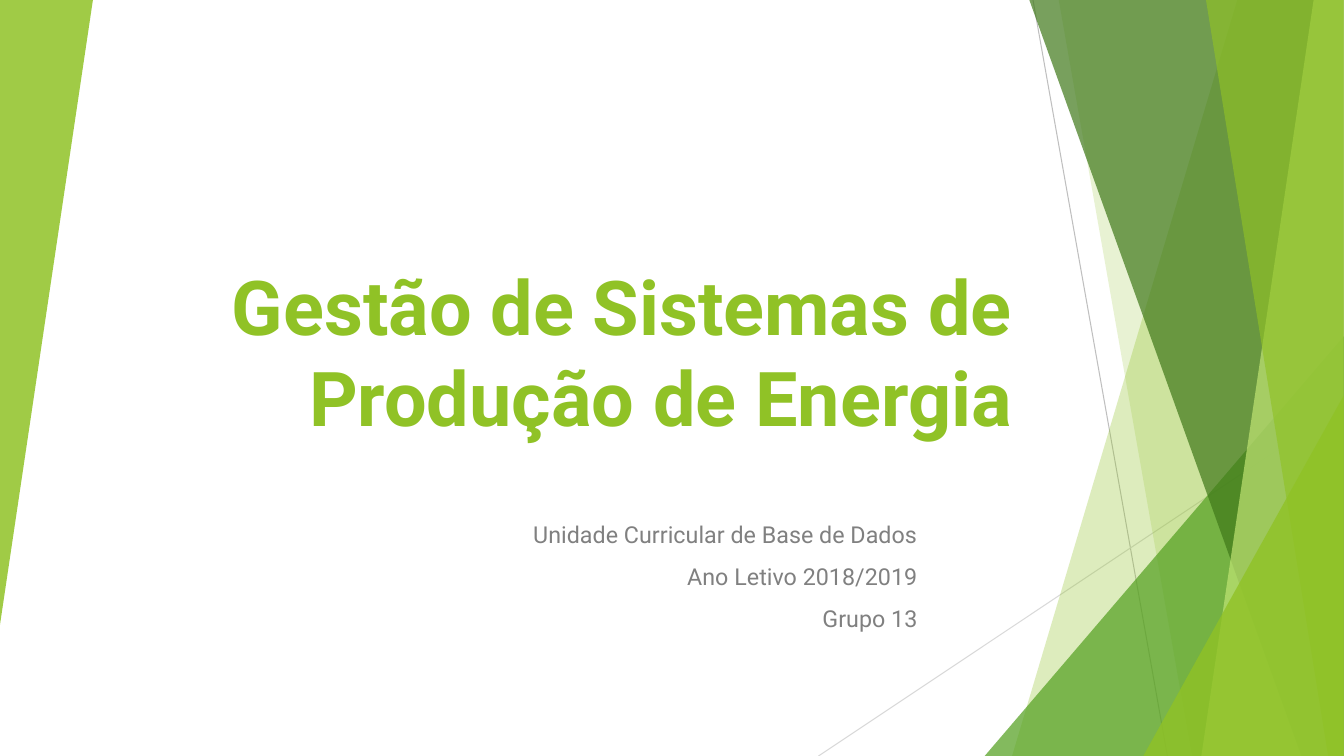
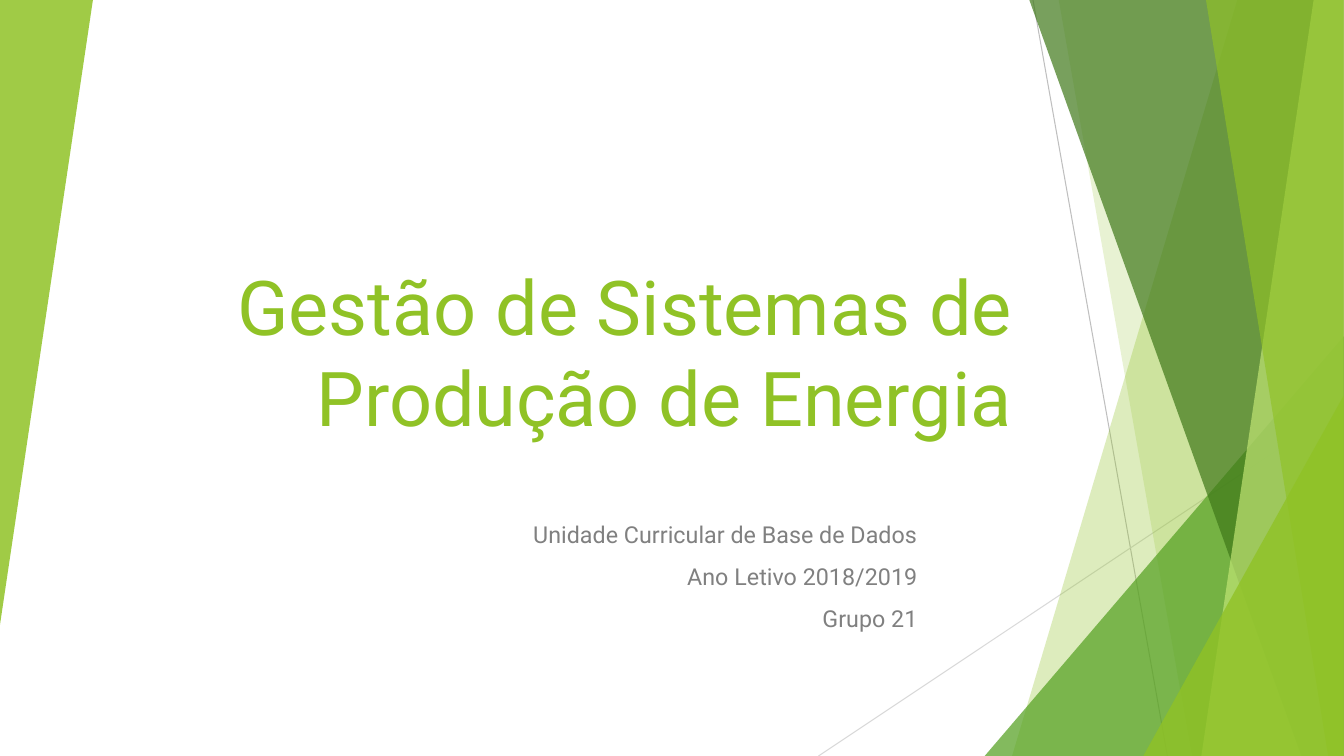
Before and after one commit to JRI98/ProjetoBD, a slide deck: slide 1 of Apresentação.pptx. Drawn at 1344x756 pixels with LibreOffice and Linux fonts; fonts in the diff are those of the drawing. Boxes give left, top, right and bottom in pixels: in the first picture for what was removed or moved away, otherwise in the second. Text is boxed around its words. In the diff, an @@ line names an element or a change of style, - is before the commit and + after.

```diff
--- a/Apresentação.pptx
+++ b/Apresentação.pptx
@@ title "Gestão de Sistemas de Produção ..." at <box>237,278,1012,443</box>: bold off @@
@@ subtitle at <box>822,610,917,632</box>: text changed @@
-Grupo 13
+Grupo 21
```
Also in this commit, not shown: 2 other slides changed, 11 slides added, 3 slides removed.
